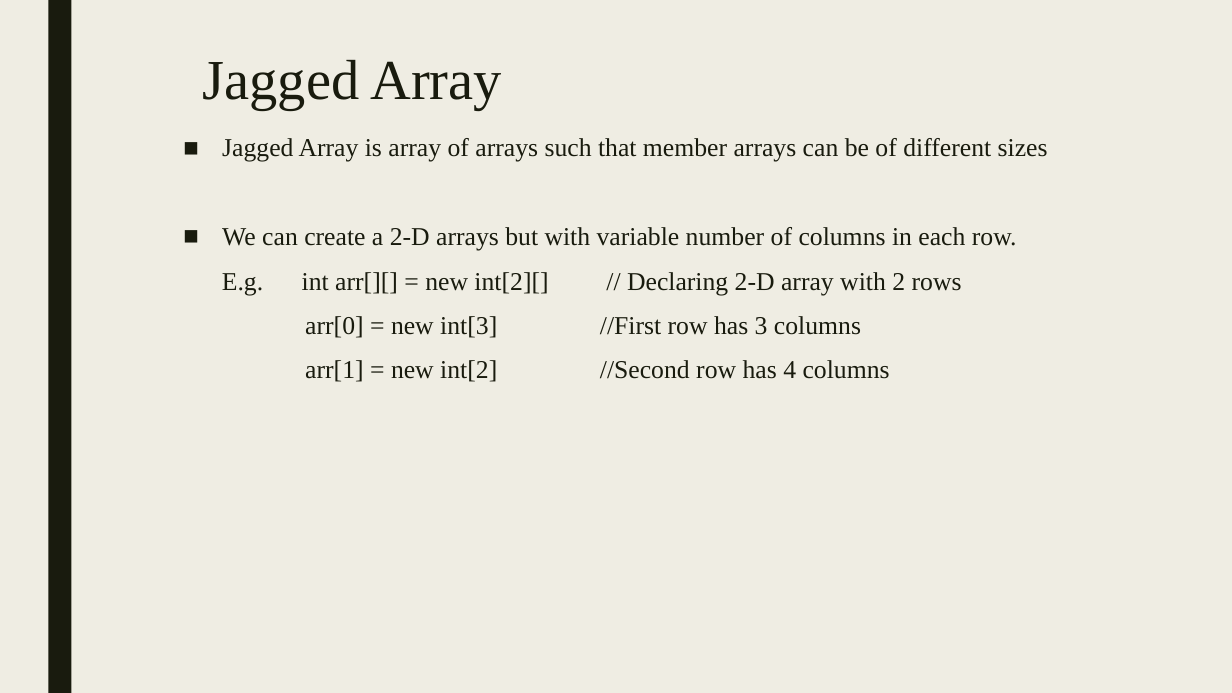
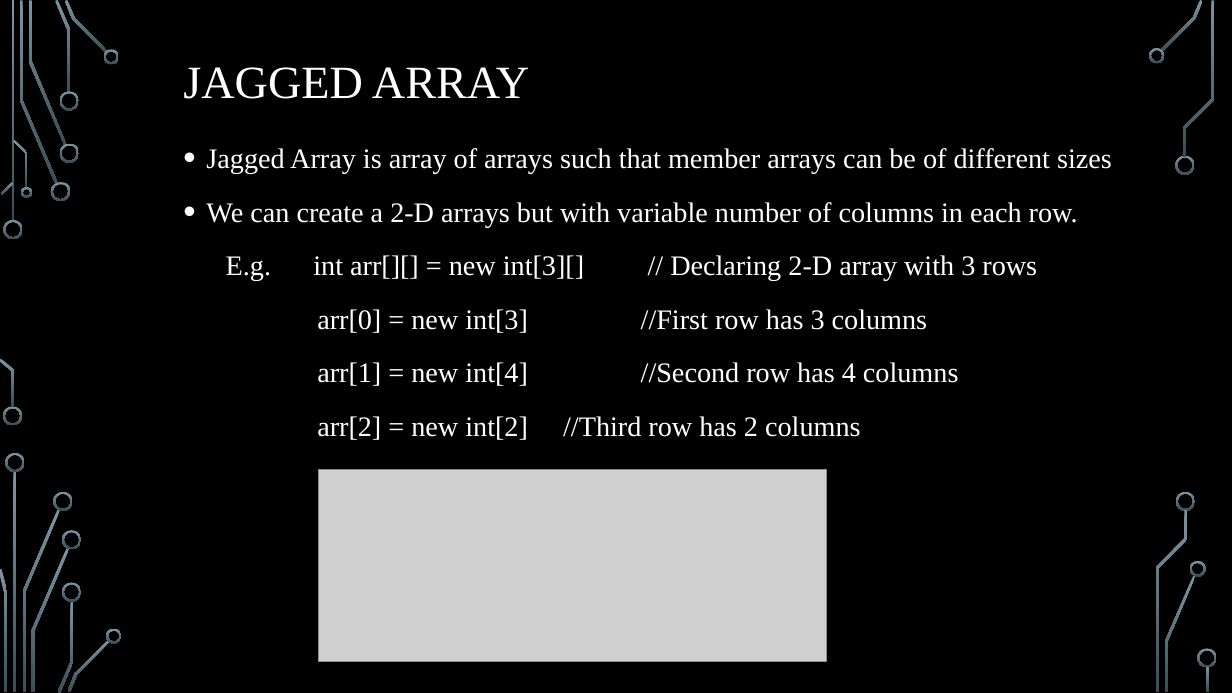
Before and after one commit to Adarsha-1/Group-6, a slide deck: slide 11 of arraysnew.pptx (slide 13 before the commit). Drawn at 1232x693 pixels with LibreOffice and Linux fonts; fonts in the diff are those of the drawing; grey boxes stand for pictures; background and template pictures are left out. Boxes give left, top, right and bottom in pixels: in the first picture for what was removed or moved away, otherwise in the second. Text is boxed around its words. In the diff, an @@ line names an element or a change of style, - is before the commit and + after.

```diff
--- a/arraysnew.pptx
+++ b/arraysnew.pptx
@@ background #EFEDE3 to picture (left out) @@
@@ rectangle removed at (48, 0, 71, 693) @@
@@ title "JAGGED ARRAY" at (183, 67, 529, 99): vertical alignment top to middle @@
@@ title at (183, 67, 529, 99): text changed; size 44 to 36 pt; text colour #191B0E to #FFFFFF @@
-Jagged Array
+JAGGED ARRAY
@@ text at (206, 148, 1112, 333): size 20 to 22 pt, text colour #191B0E to #FFFFFF in "Jagged Array is array of arrays such ...", "We can create a 2-D arrays but ...", "arr[0] = new int[3] //First row has ..."; bullet ■ to •; line spacing 0.94 to 1.2; less space between paragraphs @@
@@ text at (226, 255, 1037, 281): text changed; size 20 to 22 pt; text colour #191B0E to #FFFFFF @@
-E.g. int arr[][] = new int[2][] // Declaring 2-D array with 2 rows
+E.g. int arr[][] = new int[3][] // Declaring 2-D array with 3 rows
@@ text at (317, 362, 958, 440): text changed; size 20 to 22 pt; text colour #191B0E to #FFFFFF @@
-arr[1] = new int[2] //Second row has 4 columns
+arr[1] = new int[4] //Second row has 4 columns
+arr[2] = new int[2] //Third row has 2 columns
@@ picture added at (319, 470, 826, 662) @@
@@ group added at (0, 0, 1217, 693): 33 freeform shapes, 3 rectangles @@
```
Also in this commit, not shown: 13 other slides changed, 2 slides removed.
